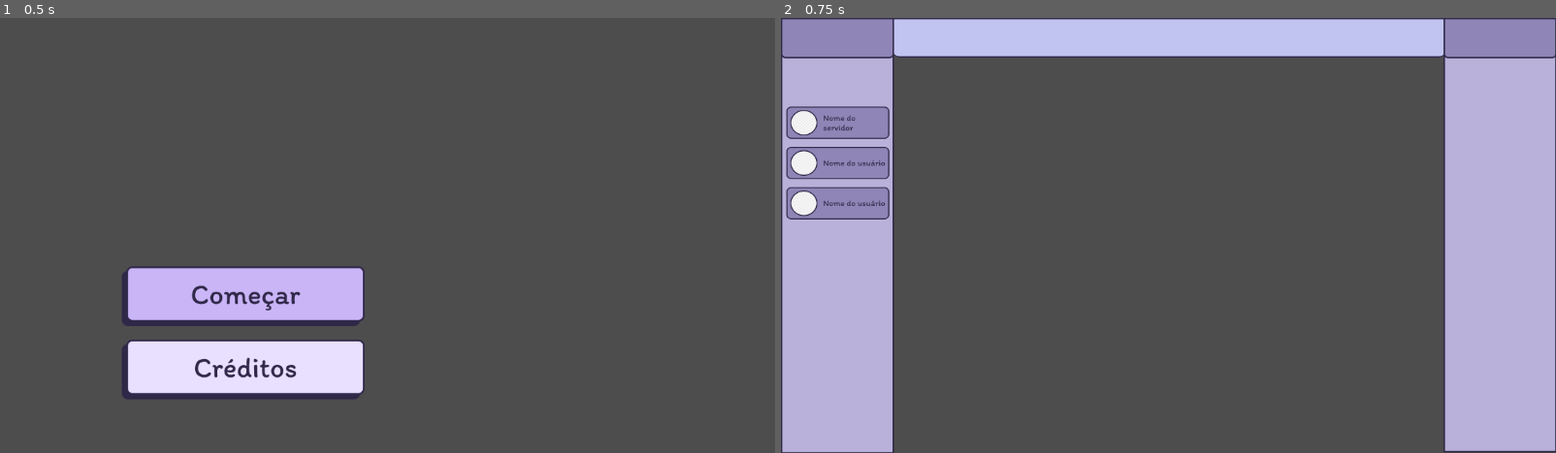
Above: before the commit, frames 1-2 (left to right).
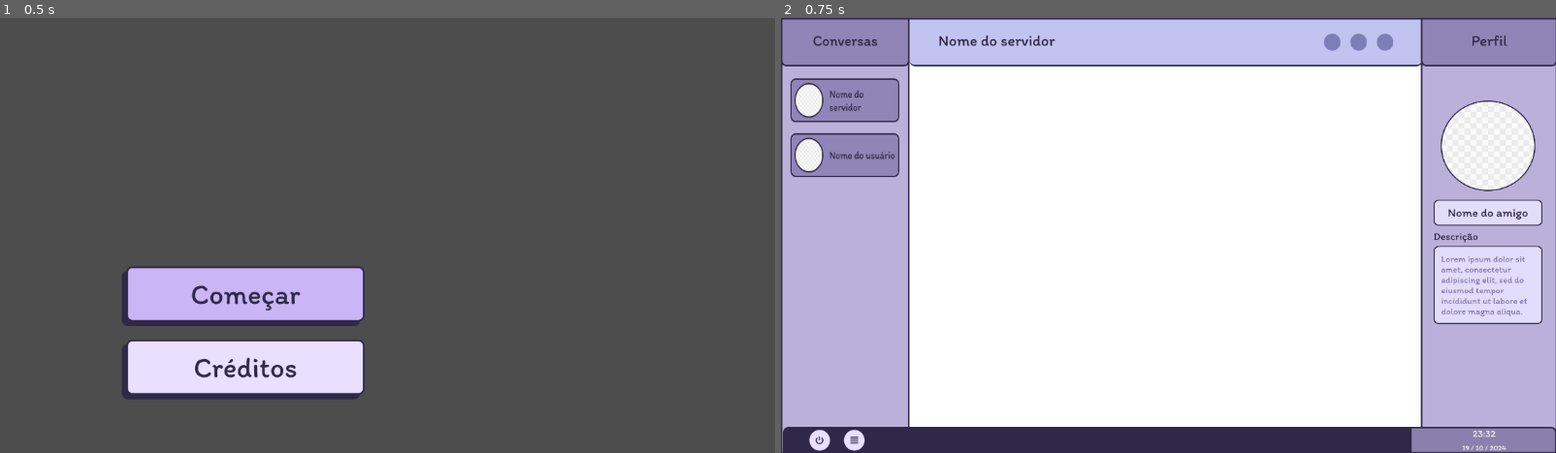
Above: after the commit, the same moments.

Repository: SamuelMTL/ChatRoom-GameJam-
Game: Godot game, scene res://TelaInicial.tscn
The game is run twice, just before and just after one commit, with the same random seed, the same clock (stepped at 60 frames per second) and the same inputs. This scene is started directly instead of the project's main scene.
Inputs (mouse positions are in pixels of both pictures, inside the frame that each line leads up to):
- Up to frame 1 (0.5 s): no input
- Up to frame 2 (0.75 s): click (1021, 296) at 0.52 s

Frame 1 is identical in both runs. In frame 2, 77% of the frame differs, in the area x 0-100%, y 0-100%.

Commit message:
layout geral chat feito

Diff:
--- a/chatroom-gamejam2024/TelaChat.tscn
+++ b/chatroom-gamejam2024/TelaChat.tscn
@@ -1,9 +1,12 @@
-[gd_scene load_steps=5 format=3 uid="uid://boobo1s28lsfo"]
+[gd_scene load_steps=8 format=3 uid="uid://boobo1s28lsfo"]
 
-[ext_resource type="Texture2D" uid="uid://dxixdjebnr3rn" path="res://assets/TelaChat/TelaSuperior1.png" id="1_d1tk2"]
-[ext_resource type="Texture2D" uid="uid://bmr188ni5vbc0" path="res://assets/TelaChat/TelaSuperior2.png" id="2_4o6ob"]
+[ext_resource type="Texture2D" uid="uid://coiiciyene4p" path="res://assets/TelaChat/SuperiorMeio.png" id="1_26vko"]
 [ext_resource type="Texture2D" uid="uid://do408hbry0a5b" path="res://assets/TelaChat/FundoEsquerdo.png" id="2_guiex"]
-[ext_resource type="Texture2D" uid="uid://yg3of0t25738" path="res://assets/TelaChat/ConversasEsquerda.png" id="4_vttfd"]
+[ext_resource type="Texture2D" uid="uid://7c722ifbayr8" path="res://assets/TelaChat/SuperiorConversas.png" id="3_1wbyb"]
+[ext_resource type="Texture2D" uid="uid://cr7dy5abeda0l" path="res://assets/TelaChat/PerfilSuperior.png" id="4_wyom2"]
+[ext_resource type="Texture2D" uid="uid://b22scvllnbcjc" path="res://assets/TelaChat/Inferior1.png" id="5_pcvd4"]
+[ext_resource type="Texture2D" uid="uid://dg2nco74jpiux" path="res://assets/TelaChat/PerfilInfo1.png" id="6_mgatc"]
+[ext_resource type="Texture2D" uid="uid://btexgi786yvge" path="res://assets/TelaChat/Conversas1.png" id="7_qxafh"]
 
 [node name="Control" type="Control"]
 layout_mode = 3
@@ -14,18 +17,23 @@
 grow_horizontal = 2
 grow_vertical = 2
 
+[node name="ColorRect" type="ColorRect" parent="."]
+layout_mode = 0
+offset_right = 1154.0
+offset_bottom = 646.0
+
 [node name="CentralSuperior" type="NinePatchRect" parent="."]
 custom_minimum_size = Vector2(1248, 90)
 layout_mode = 1
 anchors_preset = 5
 anchor_left = 0.5
 anchor_right = 0.5
-offset_left = -408.0
-offset_right = 1228.0
-offset_bottom = 118.0
+offset_left = -385.0
+offset_right = 1139.0
+offset_bottom = 144.0
 grow_horizontal = 2
 scale = Vector2(0.5, 0.5)
-texture = ExtResource("2_4o6ob")
+texture = ExtResource("1_26vko")
 axis_stretch_horizontal = 2
 axis_stretch_vertical = 2
 
@@ -39,7 +47,7 @@
 anchor_bottom = 0.5
 offset_left = -1152.0
 offset_top = -287.0
-offset_right = -816.0
+offset_right = -770.0
 offset_bottom = 937.0
 grow_horizontal = 0
 grow_vertical = 2
@@ -56,9 +64,9 @@
 anchor_top = 0.5
 anchor_right = 1.0
 anchor_bottom = 0.5
-offset_left = -167.0
+offset_left = -201.0
 offset_top = -303.0
-offset_right = 169.0
+offset_right = 205.0
 offset_bottom = 949.0
 grow_horizontal = 0
 grow_vertical = 2
@@ -70,32 +78,47 @@
 [node name="Conversas" type="NinePatchRect" parent="."]
 custom_minimum_size = Vector2(306, 90)
 layout_mode = 1
-offset_right = 336.0
-offset_bottom = 120.0
+offset_right = 382.0
+offset_bottom = 144.0
 scale = Vector2(0.5, 0.5)
-texture = ExtResource("1_d1tk2")
+texture = ExtResource("3_1wbyb")
 axis_stretch_horizontal = 2
 axis_stretch_vertical = 2
 
-[node name="Conversas2" type="NinePatchRect" parent="."]
+[node name="Perfil" type="NinePatchRect" parent="."]
 custom_minimum_size = Vector2(306, 90)
 layout_mode = 0
-offset_left = 985.0
-offset_right = 1321.0
-offset_bottom = 120.0
+offset_left = 951.0
+offset_right = 1357.0
+offset_bottom = 144.0
 scale = Vector2(0.5, 0.5)
-texture = ExtResource("1_d1tk2")
+texture = ExtResource("4_wyom2")
 axis_stretch_horizontal = 2
 axis_stretch_vertical = 2
 
-[node name="Conversas3" type="NinePatchRect" parent="."]
-custom_minimum_size = Vector2(306, 90)
+[node name="Inferior1" type="NinePatchRect" parent="."]
+layout_mode = 1
+anchors_preset = -1
+anchor_right = 0.017
+anchor_bottom = 0.091
+offset_left = 3.0
+offset_top = 609.0
+offset_right = 1133.42
+offset_bottom = 590.032
+texture = ExtResource("5_pcvd4")
+
+[node name="PerfilInfo" type="NinePatchRect" parent="."]
 layout_mode = 0
-offset_left = 8.0
-offset_top = 132.0
-offset_right = 314.0
-offset_bottom = 468.0
-scale = Vector2(0.5, 0.5)
-texture = ExtResource("4_vttfd")
-axis_stretch_horizontal = 2
-axis_stretch_vertical = 2
+offset_left = 970.0
+offset_top = 123.0
+offset_right = 1132.0
+offset_bottom = 456.0
+texture = ExtResource("6_mgatc")
+
+[node name="Conversas2" type="NinePatchRect" parent="."]
+layout_mode = 0
+offset_left = 14.0
+offset_top = 90.0
+offset_right = 176.0
+offset_bottom = 237.0
+texture = ExtResource("7_qxafh")
--- /dev/null
+++ b/chatroom-gamejam2024/TelaCreditos.tscn
@@ -0,0 +1,27 @@
+[gd_scene load_steps=3 format=3 uid="uid://dh5ud1eq7xq42"]
+
+[ext_resource type="Texture2D" uid="uid://c8bk0iq4junkv" path="res://assets/Tela Créditos/BasicMenuButton.png" id="1_xspiy"]
+[ext_resource type="Script" path="res://scripts/button_Menu.gd" id="2_wqvv4"]
+
+[node name="Control" type="Control"]
+layout_mode = 3
+anchors_preset = 15
+anchor_right = 1.0
+anchor_bottom = 1.0
+grow_horizontal = 2
+grow_vertical = 2
+
+[node name="NinePatchRect" type="NinePatchRect" parent="."]
+layout_mode = 0
+offset_left = 768.0
+offset_top = 506.0
+offset_right = 1061.0
+offset_bottom = 578.0
+texture = ExtResource("1_xspiy")
+
+[node name="Button" type="Button" parent="NinePatchRect"]
+layout_mode = 0
+offset_right = 293.0
+offset_bottom = 70.0
+flat = true
+script = ExtResource("2_wqvv4")
--- a/chatroom-gamejam2024/TelaInicial.tscn
+++ b/chatroom-gamejam2024/TelaInicial.tscn
@@ -1,6 +1,7 @@
-[gd_scene load_steps=4 format=3 uid="uid://bv6g16atb2s12"]
+[gd_scene load_steps=5 format=3 uid="uid://bv6g16atb2s12"]
 
 [ext_resource type="Texture2D" uid="uid://bavce4jwnhoaq" path="res://assets/Tela de Inicio/Basicbotão créditos.png" id="1_3rnk4"]
+[ext_resource type="Script" path="res://scripts/button_creditos.gd" id="2_1vgmb"]
 [ext_resource type="Texture2D" uid="uid://cynxnvi6xyr8f" path="res://assets/Tela de Inicio/BasicBotão Começar.png" id="2_gcuj3"]
 [ext_resource type="Script" path="res://scripts/button_comecar.gd" id="3_p3db5"]
 
@@ -22,6 +23,13 @@
 axis_stretch_horizontal = 2
 axis_stretch_vertical = 2
 
+[node name="Button" type="Button" parent="Botao Creditos"]
+layout_mode = 0
+offset_right = 359.0
+offset_bottom = 87.0
+flat = true
+script = ExtResource("2_1vgmb")
+
 [node name="Botao Comecar" type="NinePatchRect" parent="."]
 layout_mode = 0
 offset_left = 181.0
--- /dev/null
+++ b/chatroom-gamejam2024/scripts/button_Menu.gd
@@ -0,0 +1,13 @@
+extends Button
+
+# Called when the node enters the scene tree for the first time.
+func _ready() -> void:
+	self.connect("pressed", self._button_pressed)
+
+# Called every frame. 'delta' is the elapsed time since the previous frame.
+func _process(delta: float) -> void:
+	pass
+
+
+func _button_pressed():
+	get_tree().change_scene_to_file("res://TelaInicial.tscn")
--- /dev/null
+++ b/chatroom-gamejam2024/scripts/button_creditos.gd
@@ -0,0 +1,13 @@
+extends Button
+
+# Called when the node enters the scene tree for the first time.
+func _ready() -> void:
+	self.connect("pressed", self._button_pressed)
+
+# Called every frame. 'delta' is the elapsed time since the previous frame.
+func _process(delta: float) -> void:
+	pass
+
+
+func _button_pressed():
+	get_tree().change_scene_to_file("res://TelaCreditos.tscn")
Binary file added: chatroom-gamejam2024/assets/Tela Créditos/BasicMenuButton.png
Not shown, changed: chatroom-gamejam2024/assets/Tela Créditos/BasicMenuButton.png.import
Binary file added: chatroom-gamejam2024/assets/TelaChat/Conversas1.png
Not shown, added: chatroom-gamejam2024/assets/TelaChat/Conversas1.png.import
Binary file added: chatroom-gamejam2024/assets/TelaChat/Inferior1.png
Not shown, added: chatroom-gamejam2024/assets/TelaChat/Inferior1.png.import
Binary file added: chatroom-gamejam2024/assets/TelaChat/MembrosSuperior.png
Not shown, added: chatroom-gamejam2024/assets/TelaChat/MembrosSuperior.png.import
Binary file added: chatroom-gamejam2024/assets/TelaChat/PerfilInfo1.png
Not shown, added: chatroom-gamejam2024/assets/TelaChat/PerfilInfo1.png.import
Binary file added: chatroom-gamejam2024/assets/TelaChat/PerfilSuperior.png
Not shown, changed: chatroom-gamejam2024/assets/TelaChat/PerfilSuperior.png.import
(and 7 more such lines)
